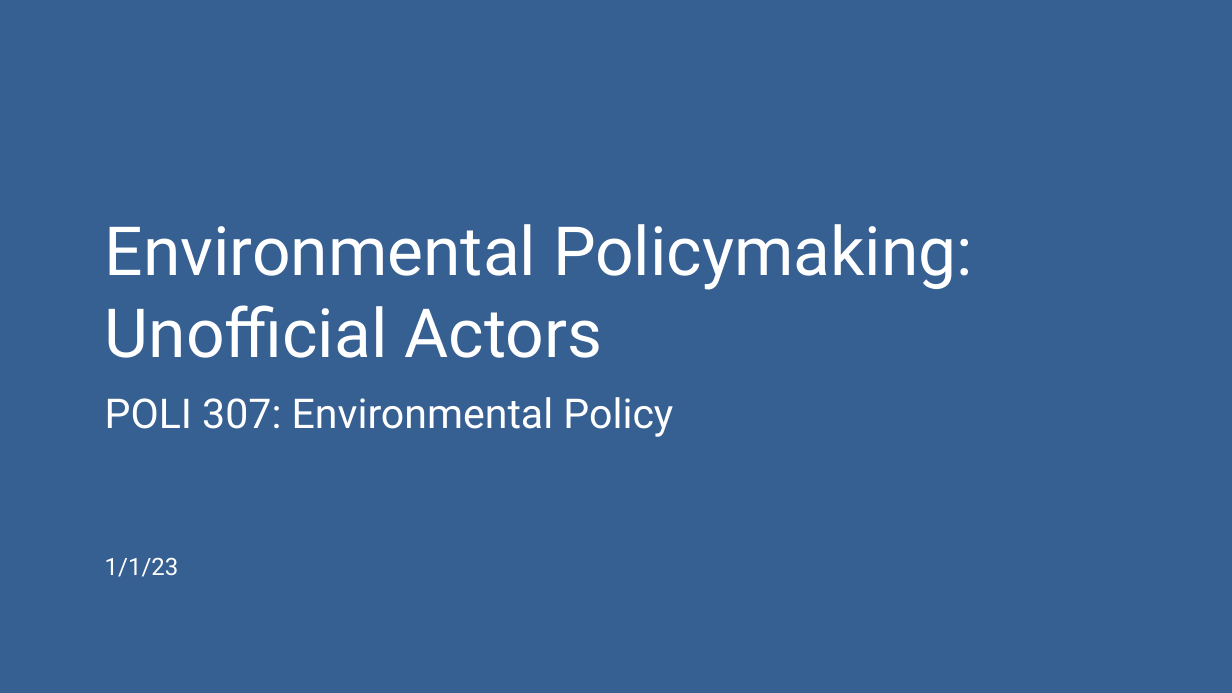
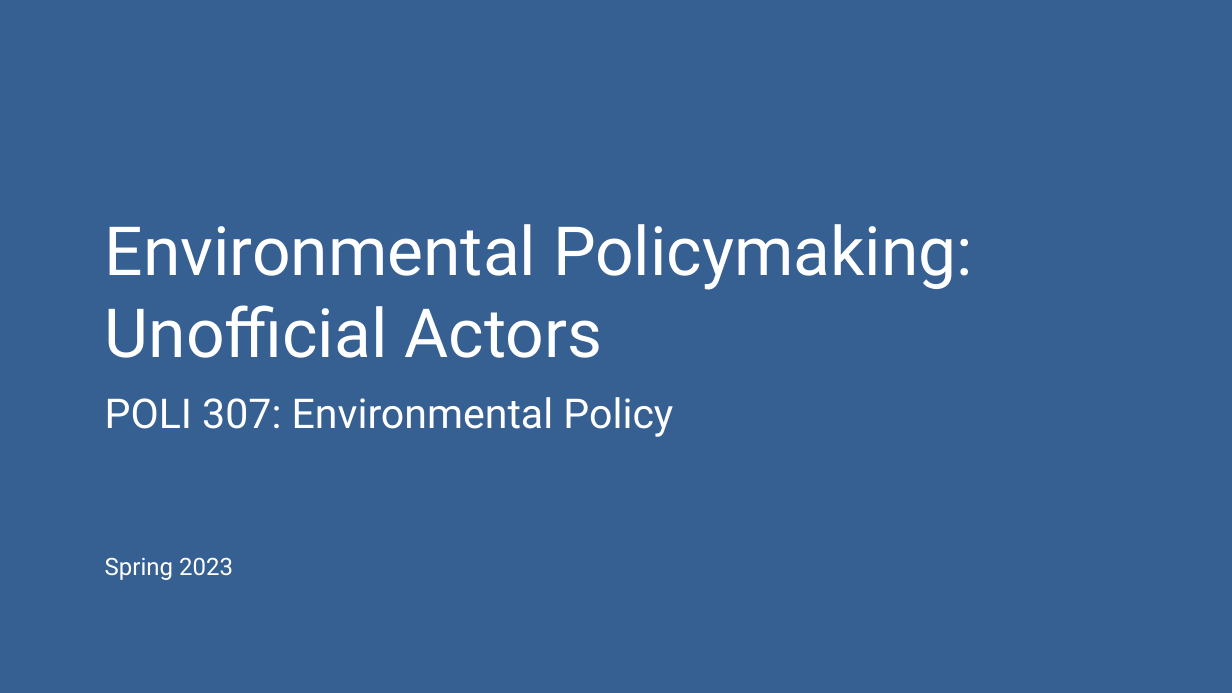
Before and after one commit to mnowlin/poli307, a slide deck: slide 1 of lectures/06-unofficial.pptx. Drawn at 1232x693 pixels with LibreOffice and Linux fonts; fonts in the diff are those of the drawing. Boxes give left, top, right and bottom in pixels: in the first picture for what was removed or moved away, otherwise in the second. Text is boxed around its words. In the diff, an @@ line names an element or a change of style, - is before the commit and + after.

```diff
--- a/lectures/06-unofficial.pptx
+++ b/lectures/06-unofficial.pptx
@@ text at <box>105,557,233,580</box>: text changed @@
-1/1/23
+Spring 2023
```
Also in this commit, not shown: 2 slides removed, 31 other files.
